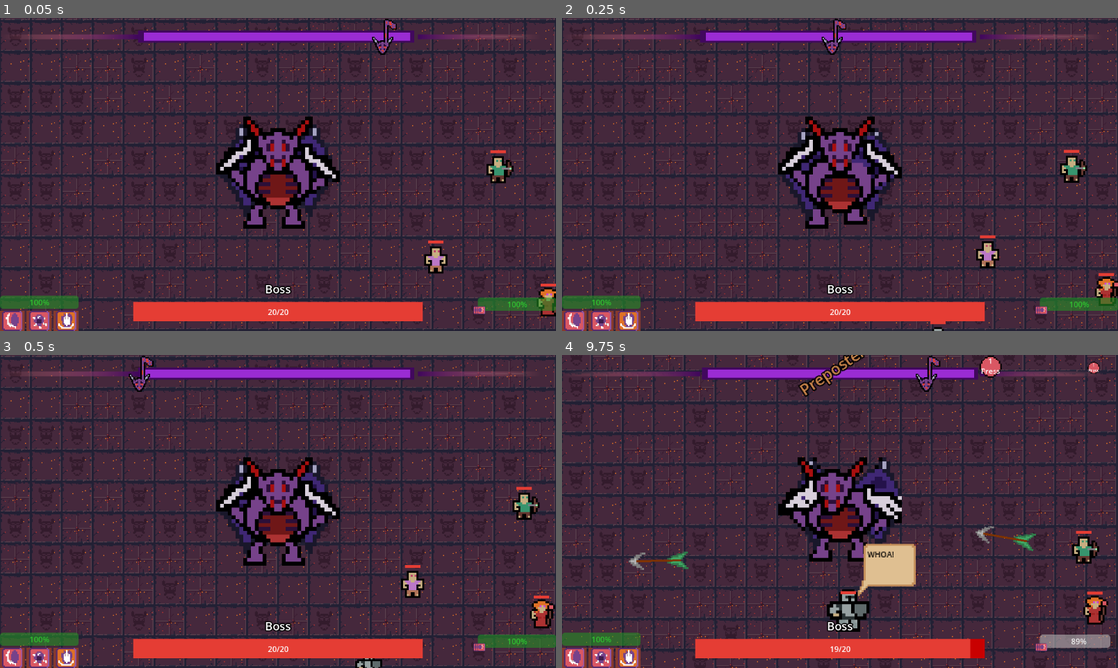
Above: before the commit, frames 1-4 (two rows, left to right).
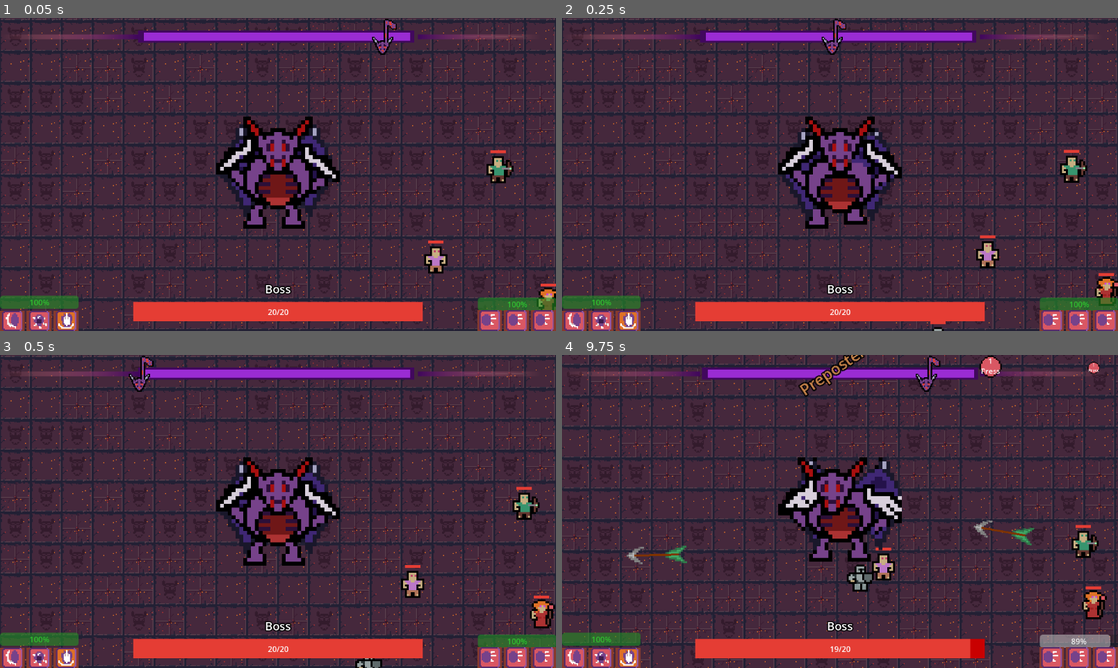
Above: after the commit, the same moments.

Repository: DevFTB/GMTK2023
Game: Godot game, scene res://main.tscn
The game is run twice, just before and just after one commit, with the same random seed, the same clock (stepped at 60 frames per second) and the same inputs.
Inputs (mouse positions are in pixels of both pictures, inside the frame that each line leads up to):
- Up to frame 1 (0.05 s): no input
- Up to frame 2 (0.25 s): no input
- Up to frame 3 (0.5 s): no input
- Up to frame 4 (9.75 s): tap Enter at 0.5 s; move the mouse to (962, 495) at 0.52 s; hold D (move_right) 0.53-1.25 s; hold Q (activate_combo_1) 0.53-1.25 s; click (962, 495) at 0.67 s; drag from (728, 527) to (812, 574) at 1.27 s; move the mouse to (895, 442) at 2.02 s; press the mouse at (895, 442) at 2.03 s; hold D (move_right) 2.03-2.75 s; release the mouse at (895, 442) at 2.75 s; drag from (812, 574) to (673, 464) at 2.77 s; move the mouse to (1006, 558) at 3.52 s; hold A (move_left) 3.53-4.25 s; hold E (activate_combo_2) 3.53-4.25 s; drag from (673, 464) to (945, 508) at 4.27 s; move the mouse to (867, 511) at 5.02 s; hold S (move_down) 5.03-5.75 s; hold Q (activate_combo_1) 5.03-5.75 s; click (867, 511) at 5.17 s; drag from (756, 433) to (728, 527) at 5.77 s; move the mouse to (962, 495) at 6.52 s; press the mouse at (962, 495) at 6.53 s; hold W (move_up) 6.53-7.25 s; release the mouse at (962, 495) at 7.25 s; drag from (728, 527) to (945, 555) at 7.27 s; move the mouse to (895, 442) at 8.02 s; hold S (move_down) 8.03-8.75 s; hold E (activate_combo_2) 8.03-8.75 s; drag from (812, 574) to (673, 464) at 8.77 s; move the mouse to (1006, 558) at 9.52 s; hold W (move_up) from 9.53 s (still down); hold Q (activate_combo_1) from 9.53 s (still down); click (1006, 558) at 9.67 s

The runs differ from the first frame. In frame 1, 0.9% of the frame differs, in the area x 85-100%, y 92-100%; in frame 2, 0.9%; in frame 3, 0.9%; in frame 4, 26%, in the area x 0-100%, y 0-100%.
Error in both runs: Invalid call. Nonexistent function 'angle' in base 'Nil'. (res://entities/boss/Boss.gd:52)

Commit message:
better wall collision

Diff:
--- a/entities/boss/Boss.gd
+++ b/entities/boss/Boss.gd
@@ -107,10 +107,19 @@
 	var collision = move_and_collide(movement_vector, true)
 	var tween = get_tree().create_tween()
 	if collision:
-
-		tween.tween_property(self, "position", collision.get_position(), duration)
+		var real_duration = duration * ((position - collision.get_position()).length() / movement_vector.length())
+		print((position - collision.get_position()).length() / movement_vector.length())
+		tween.set_parallel()
+		tween.tween_property(self, "position", collision.get_position(), real_duration)
+		tween.tween_callback(func(): apply_player_knockback(collision)).set_delay(real_duration / 2)
 
 
+	else:
+		tween.tween_property(self, "position", position + movement_vector, duration)
+#	if collider != null and collider.is_in_group("player"):
+#		collider.apply_knockback(20*32, collision.get_travel().normalized())
+
+func apply_player_knockback(collision):
 		var collider = collision.get_collider()
 		var space_state = get_world_2d().direct_space_state
 
@@ -119,7 +128,7 @@
 		query.collision_mask = 0x1000b
 
 		var circle =  CircleShape2D.new()
-		circle.radius = 192
+		circle.radius = 96
 		query.shape =circle
 		query.transform.origin = collision.get_position()
 
@@ -131,11 +140,7 @@
 
 			if hit_collider.is_in_group("player"):
 				print(hit_collider)
-				collider.apply_knockback(min(_max_tiles_knockback * 32, _tiles_per_level * 32 * boss_stats.level), collision.get_travel().normalized())
-	else:
-		tween.tween_property(self, "position", position + movement_vector, duration)
-#	if collider != null and collider.is_in_group("player"):
-#		collider.apply_knockback(20*32, collision.get_travel().normalized())
+				hit_collider.apply_knockback(min(_max_tiles_knockback * 32, _tiles_per_level * 32 * boss_stats.level), collision.get_travel().normalized())
 
 func get_combo_cooldown(index: int):
 	return combo_timers[index].time_left / combo_timers[index].wait_time
--- a/entities/boss/action/dash/boss_action_dash.tres
+++ b/entities/boss/action/dash/boss_action_dash.tres
@@ -26,5 +26,5 @@
 max_level = 3
 level = 1
 level_scaling = 2
-base_damage = 5
+base_damage = 1
 upgrade_scaling = 1.5
--- a/entities/players/Player.gd
+++ b/entities/players/Player.gd
@@ -109,7 +109,8 @@
 		if _flying:
 			var collision = move_and_collide(_velocity_override * delta)
 			if collision:
-				take_damage(wall_hit_damage, true)
+				if collision.get_collider().is_in_group("environment"):
+					take_damage(wall_hit_damage, true)
 			_velocity_override -= _velocity_override * _deceleration_factor *delta
 
 func speak(text, time=2):
--- a/level/world.tscn
+++ b/level/world.tscn
@@ -5,7 +5,7 @@
 [node name="World" type="Node2D"]
 texture_filter = 1
 
-[node name="TileMap" type="TileMap" parent="."]
+[node name="TileMap" type="TileMap" parent="." groups=["environment"]]
 tile_set = ExtResource("1_6elqd")
 format = 2
 layer_0/tile_data = PackedInt32Array(0, 1, 0, 65536, 131073, 0, 131072, 65537, 0, 196608, 65537, 0, 262144, 131073, 0,  …(49485 unchanged characters)…
--- a/main.tscn
+++ b/main.tscn
@@ -526,6 +526,11 @@
 
 [node name="HBoxContainer" type="HBoxContainer" parent="CanvasLayer/GUI/Combo2"]
 layout_mode = 1
+anchors_preset = 15
+anchor_right = 1.0
+anchor_bottom = 1.0
+grow_horizontal = 2
+grow_vertical = 2
 
 [node name="ComboActionSlot" parent="CanvasLayer/GUI/Combo2/HBoxContainer" instance=ExtResource("22_p7whu")]
 layout_mode = 2
